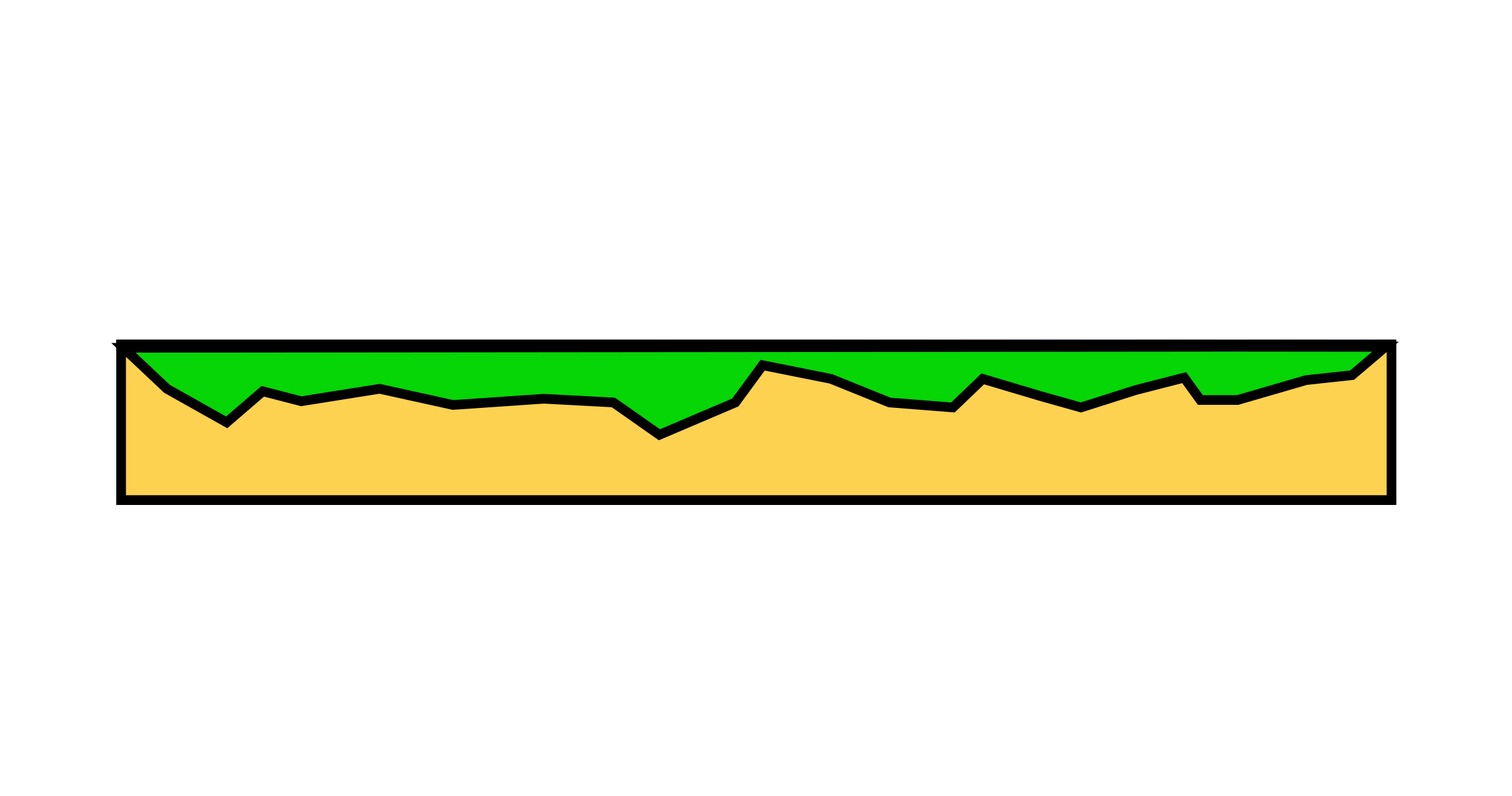
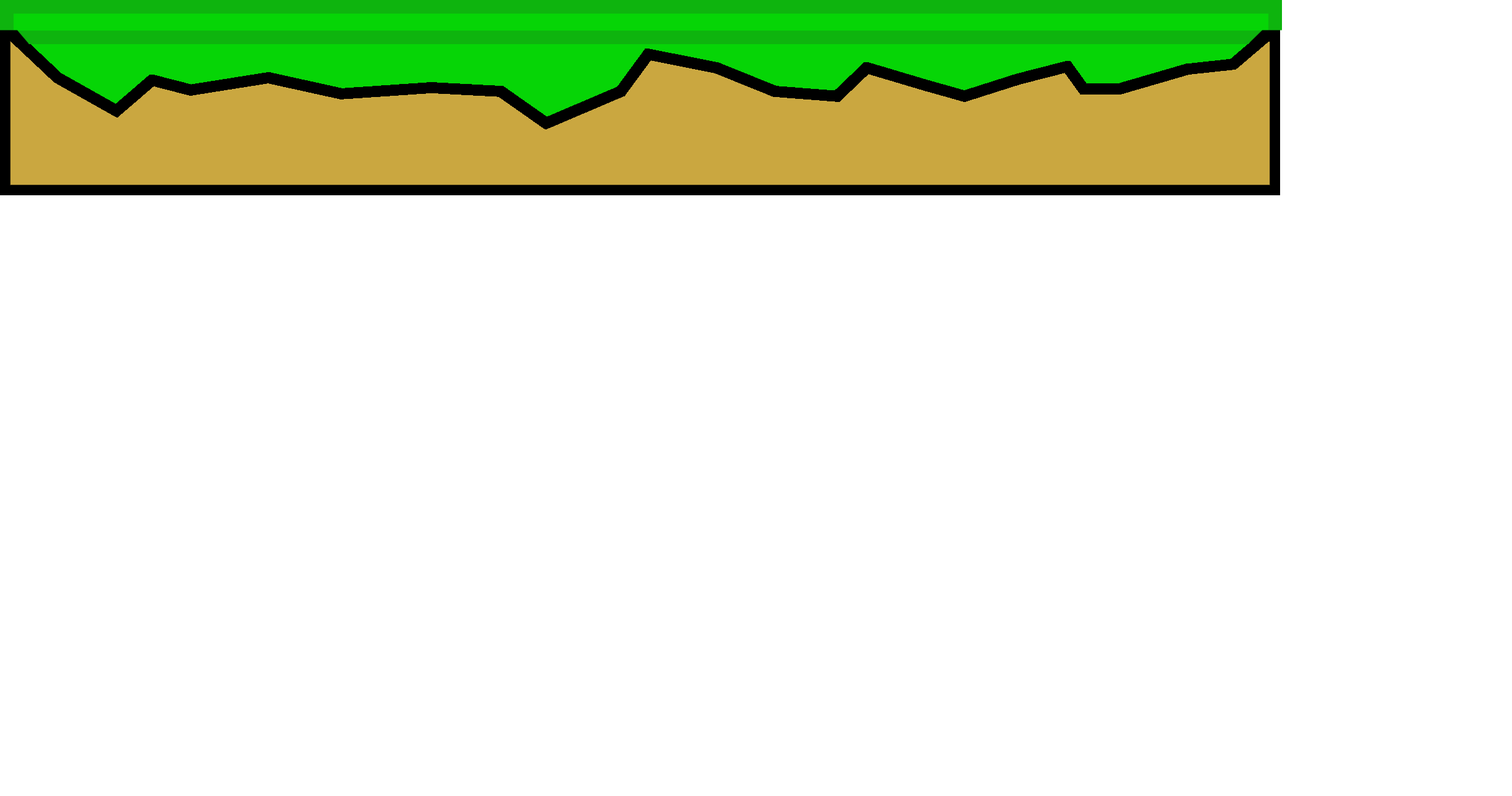
Revision of a layered 1512 × 796 image; what changed, layer by layer:
added layer "grass back" above "grass fornt" over box(0, 0, 1283, 45)
renamed "Line 1" to "grass fornt", painted on it over box(1, 29, 1399, 441)
renamed "Rectangle 1 copy" to "dirt", painted on it over box(0, 29, 1397, 505)
